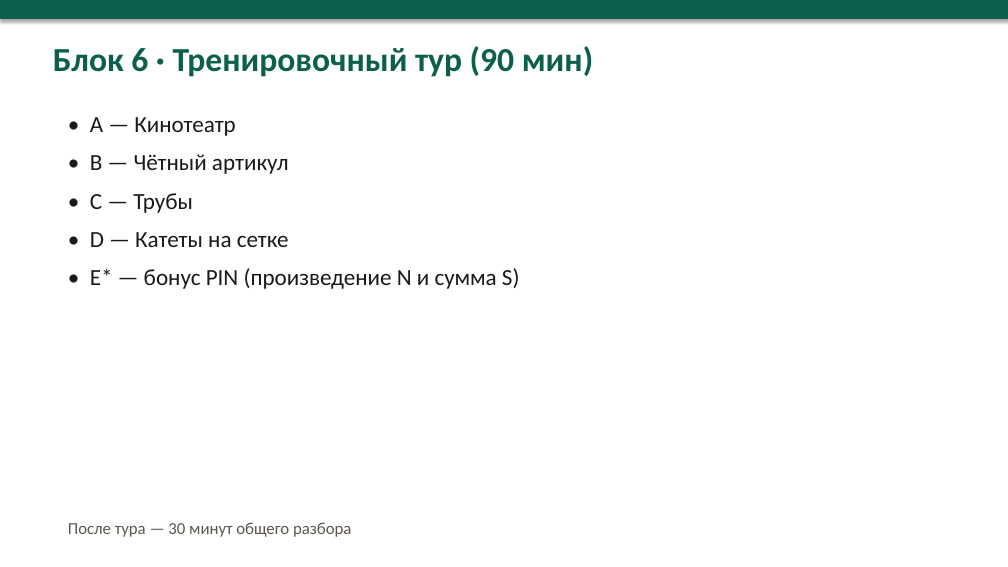
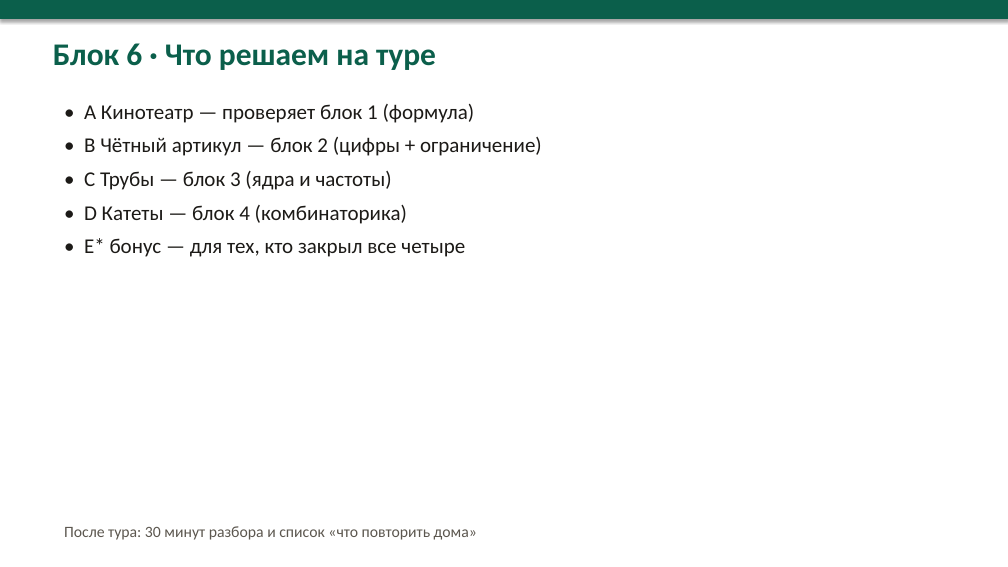
Before and after one commit to NastyaKL95/plan, a slide deck: slide 24 of informatika-mun-26-27/office/Prezentaciya_podgotovka_12h.pptx (slide 11 before the commit). Drawn at 1008x567 pixels with LibreOffice and Linux fonts; fonts in the diff are those of the drawing. Boxes give left, top, right and bottom in pixels: in the first picture for what was removed or moved away, otherwise in the second. Text is boxed around its words. In the diff, an @@ line names an element or a change of style, - is before the commit and + after.

```diff
--- a/informatika-mun-26-27/office/Prezentaciya_podgotovka_12h.pptx
+++ b/informatika-mun-26-27/office/Prezentaciya_podgotovka_12h.pptx
@@ text at box(53, 43, 436, 70): text changed; size 32 to 30 pt @@
-Блок 6 · Тренировочный тур (90 мин)
+Блок 6 · Что решаем на туре
@@ text at box(84, 104, 542, 257): text changed; size 22 to 20 pt @@
-• A — Кинотеатр
-• B — Чётный артикул
-• C — Трубы
-• D — Катеты на сетке
-• E* — бонус PIN (произведение N и сумма S)
+• A Кинотеатр — проверяет блок 1 (формула)
+• B Чётный артикул — блок 2 (цифры + ограничение)
+• C Трубы — блок 3 (ядра и частоты)
+• D Катеты — блок 4 (комбинаторика)
+• E* бонус — для тех, кто закрыл все четыре
@@ text at box(64, 526, 477, 540): text changed; size 16 to 15 pt @@
-После тура — 30 минут общего разбора
+После тура: 30 минут разбора и список «что повторить дома»
```
Also in this commit, not shown: 7 other slides changed, 18 slides added, 5 slides removed, 13 other files.
